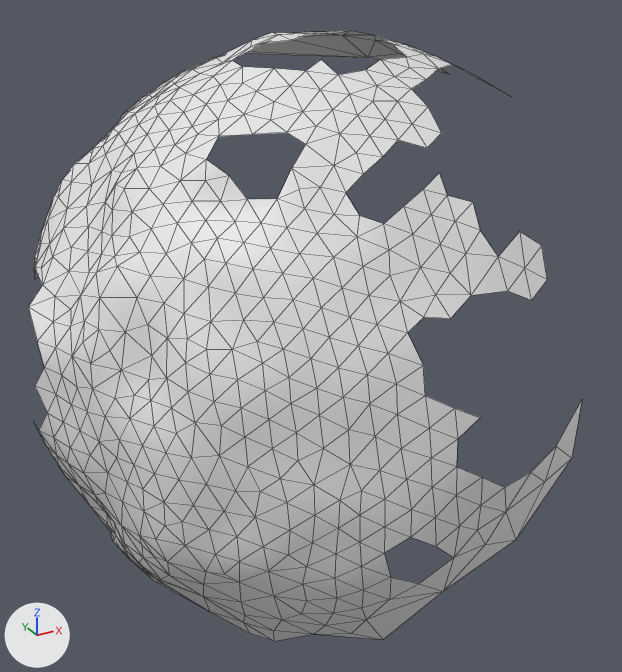
An edit to the OBJ model res/final/onecam_fullvolume/12/cleanedup/FullVolium.000337.obj, drawn before and after from the same camera.
The view is the same before and after, from a camera (50 mm lens) standing at (127.1, 411.7, 273.9) and looking at (222.2, 584.7, 187.4). Lighting does not change. The marker at lower left points along +X, +Y and +Z. Mesh edges are drawn as thin lines. Where no turn or scale is listed for an object, it has been applied to the vertices.

The first picture shows 'FullVolium.000337'.
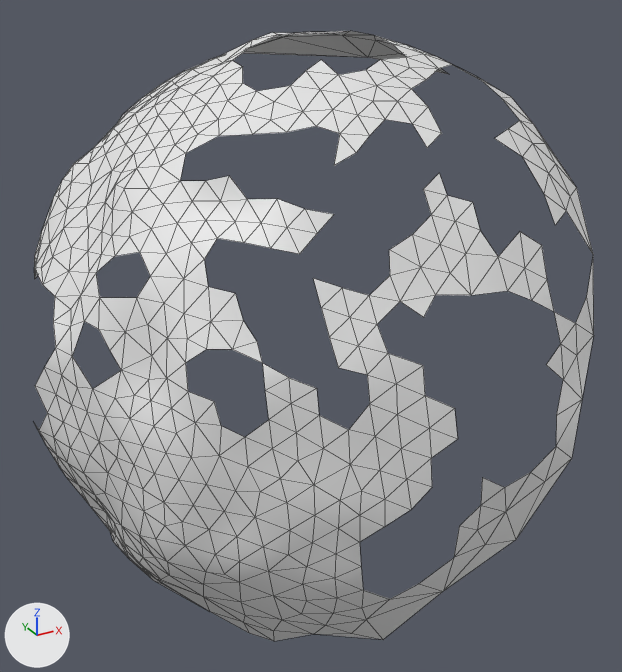
Location of each change, [x1, y1, x2, y2] in pixels of the pictures (622 x 672 px):
'FullVolium.000337', reshaped: before [29, 31, 582, 641]; after [34, 31, 594, 641]
part 1 of me_fullvolium_000337, deleted: before [29, 34, 482, 599]
part 2 of me_fullvolium_000337, added: after [479, 78, 594, 446]

What changed in the scene script:
```text
Change me_fullvolium_000337:
    used by ob_fullvolium_000337; location = (0.0, 0.0, 0.0)
    remove me_fullvolium_000337.from_pydata(...)  # 523 vertices, 942 faces; spans x 154.9..276.2, y 520.9..657.8, z 120.6..258.3
    add me_fullvolium_000337.from_pydata(...)  # 502 vertices, 825 faces; spans x 154.9..276.2, y 520.9..657.8, z 120.6..258.3
    me_fullvolium_000337 part 1
    46 vertices are removed from x 156.4..224.9, y 521.7..590.9, z 159.6..257.3
    150 faces are deleted
    me_fullvolium_000337 part 2
    25 vertices are added at x 242.3..273.7, y 522.4..565.6, z 189.1..245.1
    33 new faces join them
```
